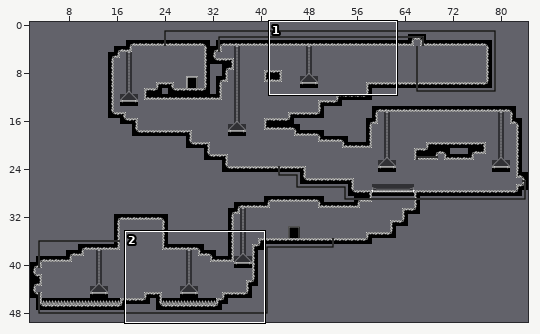
A Tiled map gets an edit: Assets/SuperTiled2Unity/Import/LevelBit4_64x64.tmx. The first picture is a wide view before the edit; the outline marks the close-up.
Close-up. Before the commit:
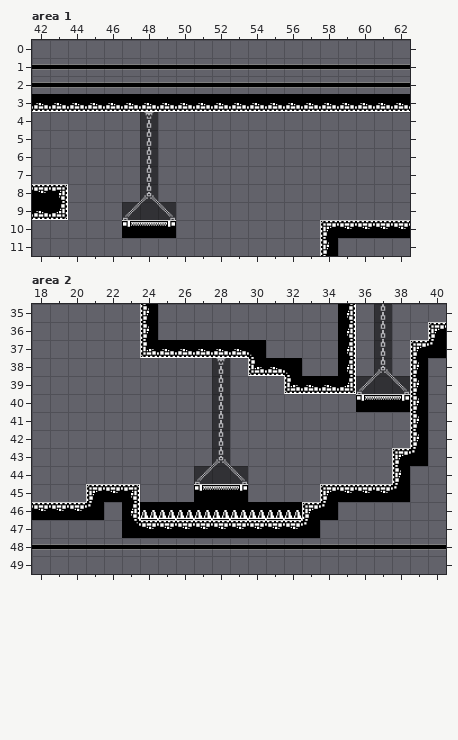
Cells are 64x64 px. Shown: area 1 x 42..62, y 0..11; area 2 x 18..40, y 35..49. The commit also changed other parts of the map, which this record leaves out. The old version is drawn lined up with the new one.
Now the later version:
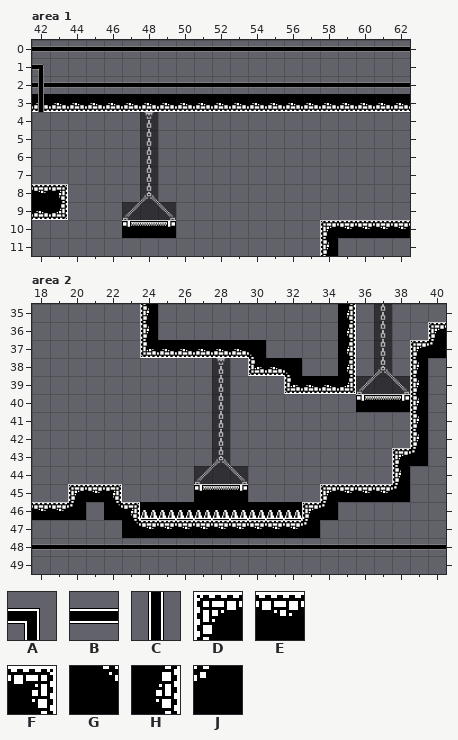
Key: from "CableTileset_64x64": A 4 "Cable_tr", B 9 "Cable_h", C 10 "Cable_v"; from "Tileset_64x64": D 195 "brick_topleft", E 196 "brick_topmiddle", F 197 "brick_topright", G 199 "brick_corner_topright", H 217 "brick_middleright", J 259 "brick_corner_topleft".
_ is an empty cell.
Tiles of an added or newly shown layer are drawn over the layers below it.
Edits made:
map size 85x48 -> 85x49 cells (old content now starts at 0,1; both pictures use the new coordinates)
Layer "Cable1", area 1:
y 1: x 42..62 BBBBBBBBBBBBBBBBBBBBB -> _____________________
y 2: x 42 B -> _
Layer "Cable5" (added), area 1:
y 2: x 42 _ -> B
Layer "Cable6" (added), area 1:
y 0: x 42..62 _____________________ -> BBBBBBBBBBBBBBBBBBBBB
Layer "Cable7" (added), area 1:
y 1: x 42 _ -> A
y 2..3: x 42 _ -> C
Layer "MainLayer", area 2:
y 45: x 20..23 _DEF -> DEF_
y 46: x 20..23 EJ_H -> J_GF
Boxes around the changes in both close-ups, in picture pixels (x1, y1, x2, y2):
changed: (32, 46, 410, 112)
changed: (68, 484, 140, 520)
